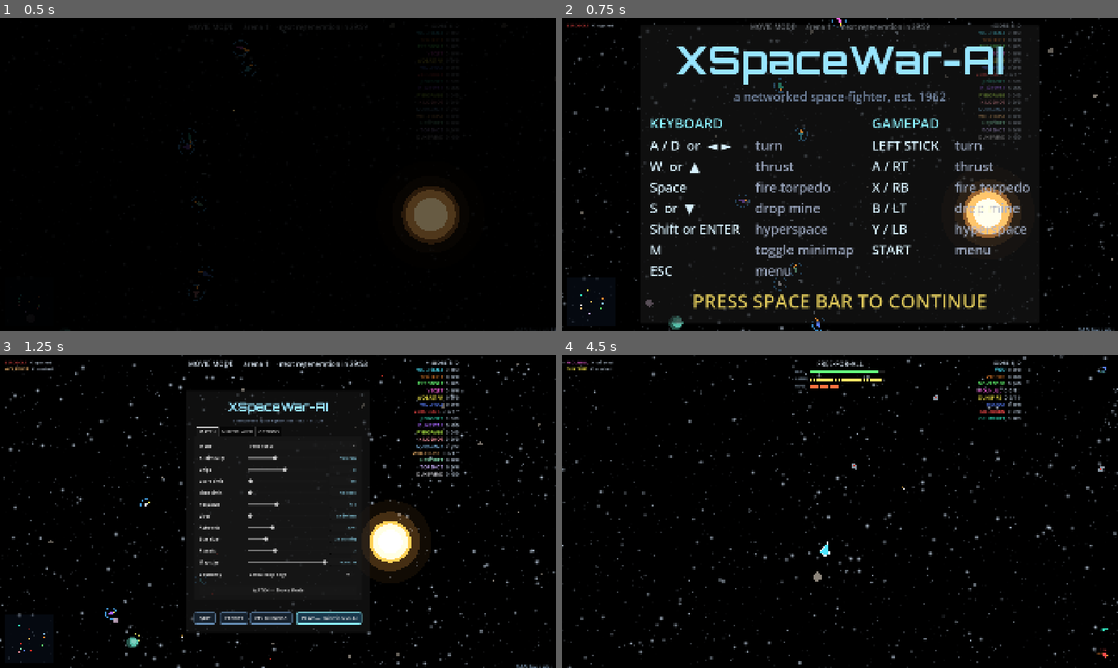
Above: before the commit, frames 1-4 (two rows, left to right).
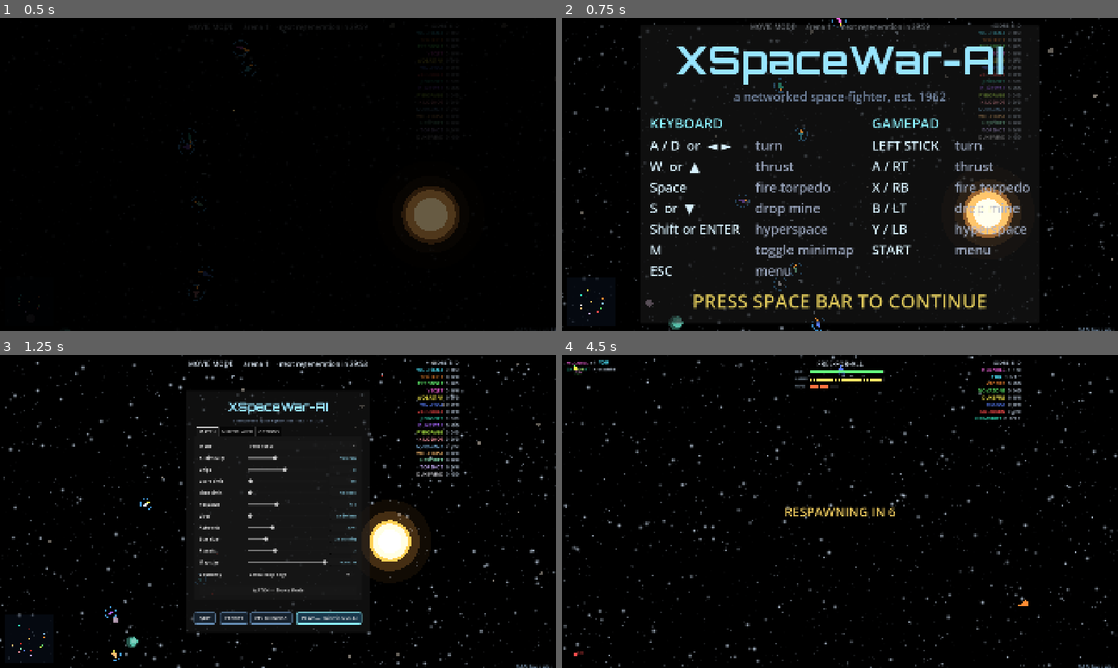
Above: after the commit, the same moments.

Repository: CryptoJones/XSpaceWar-AI
Game: Godot game, scene res://src/ui/main.tscn
Same seed, same stepped clock (60 frames per second), same inputs: the game is played once before the commit and once after it.
Inputs (mouse positions are in pixels of both pictures, inside the frame that each line leads up to):
- Up to frame 1 (0.5 s): no input
- Up to frame 2 (0.75 s): tap Enter at 0.5 s; move the mouse to (962, 158) at 0.52 s; hold D from 0.53 s (still down); tap Shift at 0.6 s; click (962, 158) at 0.67 s
- Up to frame 3 (1.25 s): keep holding D; tap Space at 0.77 s
- Up to frame 4 (4.5 s): release D at 1.25 s; click "PLAY — Skirmish vs AI" at 1.25 s; move the mouse to (728, 527) at 2.02 s; hold S 2.03-2.78 s; tap M at 2.1 s; tap Space at 2.27, 3.77 s; move the mouse to (895, 442) at 2.77 s; hold D 2.78-3.53 s; hold Enter 2.78-3.53 s; move the mouse to (812, 574) at 3.52 s; hold W 3.53-4.28 s; tap Tab at 3.6 s; click (812, 574) at 3.67 s; move the mouse to (1006, 558) at 4.27 s; hold A from 4.28 s (still down); tap N at 4.35 s

Frame 1 is identical in both runs. In frame 2, less than 0.1% of the frame differs, in the area x 0-83%, y 1-95%; in frame 3, 0.4%; in frame 4, 5.5%, in the area x 0-100%, y 0-100%.

Commit message:
v1.7.25: review batch 4a — gameplay/session fixes
- _check_elimination: team draw (teams_left empty) ends the match by
  team score; FFA survival-win requires a real roster (>1 ship), so
  solo practice with lives set no longer insta-loops
- _hyperspace preserves fuel/ammo/mines/cooldowns and zeroes grace
  (place_in_orbit is a spawn helper; the jump inherited its resupply)
- place_in_orbit re-rolls the ring angle away from lethal bodies (10
  attempts, world-rng deterministic); ship-vs-body collisions honor
  spawn_grace like every other collision pass
- match restarts park the recorder on session.finished_recorder before
  rebuilding; main finalizes from there (sub-60fps frames corrupted and
  discarded finished tapes)
- _randomize_match_params resets lethal_edges/respawn/score/time so the
  attract loop can't inherit a death wall
- 6 new sim checks cover all of the above (83 sim total)

Co-Authored-By: Claude Fable 5 <noreply@anthropic.com>

Diff:
--- a/project.godot
+++ b/project.godot
@@ -6,7 +6,7 @@
 [application]
 
 config/name="XSpaceWar-AI"
-config/version="1.7.24"
+config/version="1.7.25"
 config/description="A modern, AI-driven networked space-fighter — a 2026 reimagining of the classic networked Spacewar! / xspacewar. Apache 2.0."
 run/main_scene="res://src/ui/main.tscn"
 config/features=PackedStringArray("4.6", "Forward Plus")
--- a/src/gameplay/game_session.gd
+++ b/src/gameplay/game_session.gd
@@ -56,6 +56,10 @@
 var winner_team := -1              ## TEAM winner, -1 in FFA
 var restart_timer := 0.0
 
+## A finished match's recorder, parked here at restart for main.gd to
+## finalize — capture must never run against the rebuilt world.
+var finished_recorder: Replay = null
+
 var _rng := RandomNumberGenerator.new()
 var on_regenerate: Callable = Callable()  ## optional hook for the renderer
 var recorder: Replay = null               ## when set, captures inputs each step
@@ -84,6 +88,12 @@
 	_build(_rng.randi())
 
 func _randomize_match_params() -> void:
+	# Skirmish-only settings must not leak into the attract loop (a lethal
+	# boundary or 1s respawn from the last match would contaminate it).
+	lethal_edges = false
+	respawn_seconds = 6.0
+	score_limit = 0
+	time_limit = 0.0
 	num_ships = _rng.randi_range(6, 16)
 	hazard = _rng.randf_range(0.1, 0.6)
 	star_scale = _rng.randf_range(0.5, 2.5)
@@ -165,6 +175,9 @@
 		world.step(dt)
 		restart_timer -= dt
 		if restart_timer <= 0.0:
+			if recorder != null:
+				finished_recorder = recorder
+				recorder = null
 			start_skirmish(num_ships, mode, difficulty)
 		return
 
@@ -220,12 +233,24 @@
 			match_over = true
 			winner_team = int(teams_left.keys()[0])
 			restart_timer = RESTART_DELAY
+		elif teams_left.is_empty():
+			# Mutual annihilation on the same tick: score decides — the
+			# match MUST end (nobody can respawn out of lives).
+			match_over = true
+			restart_timer = RESTART_DELAY
+			var totals := team_scores()
+			var best := -2147483648
+			for t in totals:
+				if int(t) >= 0 and int(totals[t]) > best:
+					best = int(totals[t])
+					winner_team = int(t)
 	else:
 		var left: Array[SimShip] = []
 		for s in world.ships:
 			if not is_eliminated(s):
 				left.append(s)
-		if left.size() <= 1:
+		# Solo practice (1-ship rosters) never "wins by survival".
+		if world.ships.size() > 1 and left.size() <= 1:
 			match_over = true
 			if left.size() == 1:
 				winner_ship = left[0].id
--- a/src/sim/sim_world.gd
+++ b/src/sim/sim_world.gd
@@ -110,6 +110,18 @@
 	if primary != null:
 		r = maxf(r, primary.radius * 2.2 + 120.0)
 	r = minf(r, config.arena_size * 0.5 * 0.85)
+	# Clearance: never materialize inside (or kissing) a rock/satellite —
+	# re-roll the ring angle a few times; deterministic via the world rng.
+	for _attempt in range(10):
+		var probe := center + Vector2(cos(ang), sin(ang)) * r
+		var blocked := false
+		for b in bodies:
+			if b.lethal and probe.distance_to(b.pos) < b.radius + s.radius + 60.0:
+				blocked = true
+				break
+		if not blocked:
+			break
+		ang = rng.randf() * TAU
 	s.pos = center + Vector2(cos(ang), sin(ang)) * r
 	# Circular-orbit speed, perpendicular to the radius, random direction.
 	var speed := 0.0
@@ -262,7 +274,19 @@
 	if rng.randf() < risk:
 		_destroy_ship(s, -1, "hyperspace")
 		return
+	# place_in_orbit is a SPAWN helper (full resupply + grace); a jump is
+	# just a relocation — keep the pilot's resources and grant no shield.
+	var keep := [s.fuel, s.ammo, s.ammo_timer, s.mines, s.mine_timer,
+		s.mine_cooldown, s.fire_cooldown]
 	place_in_orbit(s)
+	s.fuel = keep[0]
+	s.ammo = keep[1]
+	s.ammo_timer = keep[2]
+	s.mines = keep[3]
+	s.mine_timer = keep[4]
+	s.mine_cooldown = keep[5]
+	s.fire_cooldown = keep[6]
+	s.spawn_grace = 0.0
 
 func _integrate_ships(dt: float) -> void:
 	# Semi-implicit (symplectic) Euler: update velocity from gravity, then
@@ -444,7 +468,7 @@
 
 	# Ships vs bodies.
 	for s in ships:
-		if not s.alive:
+		if not s.alive or s.spawn_grace > 0.0:
 			continue
 		for b in bodies:
 			if not b.lethal:
--- a/src/ui/main.gd
+++ b/src/ui/main.gd
@@ -194,7 +194,8 @@
 		MatchStats.append_entry(MatchStats.entry_from_session(active,
 			Time.get_datetime_string_from_system(false, true)))
 	# Rotate recordings across auto-restarts; bounce to menu when a replay ends.
-	if session.recorder != null and session.generation != _recorded_gen:
+	if session.finished_recorder != null \
+			or (session.recorder != null and session.generation != _recorded_gen):
 		_finalize_recording()
 		_maybe_start_recording()
 	if replay_player != null and replay_player.finished:
@@ -1282,10 +1283,16 @@
 		_recorded_gen = session.generation
 
 func _finalize_recording() -> void:
-	if session.recorder == null:
-		return
-	var r := session.recorder
-	session.recorder = null
+	# Prefer the tape the session parked at a match restart (it must never
+	# be captured into the rebuilt world); fall back to a live recorder
+	# (menu exit / teardown paths).
+	var r := session.finished_recorder
+	session.finished_recorder = null
+	if r == null:
+		r = session.recorder
+		session.recorder = null
+	if r == null:
+		return
 	if r.final_tick < 300:
 		return  # < 5 seconds of match — not worth keeping
 	DirAccess.make_dir_recursive_absolute(REPLAY_DIR)
--- a/tests/run_tests.gd
+++ b/tests/run_tests.gd
@@ -25,6 +25,7 @@
 	_test_giant_star_spawns()
 	_test_map_size()
 	_test_lives()
+	_test_review_gameplay_fixes()
 	_test_eternal_torpedoes()
 	_test_solo_practice()
 	_test_lethal_edges()
@@ -322,6 +323,83 @@
 	_check("torps: fly forever until they hit something (no fuse)",
 		w.torpedoes.size() == 1, "left=%d" % w.torpedoes.size())
 
+func _test_review_gameplay_fixes() -> void:
+	# Team mutual annihilation ends the match (score decides).
+	var s := GameSession.new()
+	s.lives = 1
+	s.score_limit = 0
+	s.start_skirmish(2, GameSession.Mode.TEAM, BotController.Difficulty.ROOKIE)
+	for ship in s.world.ships:
+		ship.deaths = 1
+		ship.alive = false
+	s.world.ships[0].score = 3
+	s.update(1.0 / 60.0)
+	_check("elim: team mutual annihilation still ends the match",
+		s.match_over and s.winner_team == s.world.ships[0].team)
+
+	# Lives + solo practice: no instant victory loop.
+	var s2 := GameSession.new()
+	s2.lives = 3
+	s2.score_limit = 0
+	s2.hazard = 0.0
+	s2.start_skirmish(1, GameSession.Mode.FFA, BotController.Difficulty.ROOKIE)
+	for _i in range(120):
+		s2.update(1.0 / 60.0)
+	_check("elim: lives + solo practice does not insta-end", not s2.match_over)
+
+	# Hyperspace keeps your ammo and grants no shield.
+	var w := SimWorld.new(SimConfig.from_seed(777))
+	var ship := w.add_ship()
+	ship.pos = Vector2(5000, 0)
+	ship.ammo = 2
+	ship.fuel = 10.0
+	ship.spawn_grace = 0.0
+	w._hyperspace(ship)
+	if ship.alive:  # (passed the self-destruct roll)
+		_check("hyper: jump preserves resources, no grace",
+			ship.ammo == 2 and is_equal_approx(ship.fuel, 10.0)
+			and ship.spawn_grace == 0.0,
+			"ammo=%d fuel=%.1f grace=%.2f" % [ship.ammo, ship.fuel, ship.spawn_grace])
+
+	# Spawn clearance: hazard 1.0, many respawns, nobody dies on arrival.
+	var s3 := GameSession.new()
+	s3.hazard = 1.0
+	s3.score_limit = 0
+	s3.start_skirmish(8, GameSession.Mode.FFA, BotController.Difficulty.ROOKIE)
+	var spawn_deaths := 0
+	for _i in range(40):
+		for ship3 in s3.world.ships:
+			s3.world.place_in_orbit(ship3)
+		var deaths_before := 0
+		for ship3 in s3.world.ships:
+			deaths_before += ship3.deaths
+		s3.world.step(1.0 / 60.0)
+		var deaths_after := 0
+		for ship3 in s3.world.ships:
+			deaths_after += ship3.deaths
+		spawn_deaths += deaths_after - deaths_before
+	_check("spawn: clearance + grace stop arrival deaths at hazard 100",
+		spawn_deaths == 0, "deaths=%d" % spawn_deaths)
+
+	# Recorder is parked at restart, not captured into the new world.
+	var s4 := GameSession.new()
+	s4.score_limit = 1
+	s4.hazard = 0.0
+	s4.start_skirmish(2, GameSession.Mode.FFA, BotController.Difficulty.ROOKIE)
+	s4.recorder = Replay.begin(s4)
+	for _i in range(60):
+		s4.update(1.0 / 60.0)
+	var tick_at_win := s4.world.tick
+	s4.human_ship().score = 1
+	s4.update(1.0 / 60.0)
+	_check("recorder: match flow reached match_over", s4.match_over)
+	for _i in range(int(GameSession.RESTART_DELAY * 60.0) + 10):
+		s4.update(1.0 / 60.0)
+	_check("recorder: finished tape parked with its final tick intact",
+		s4.finished_recorder != null and s4.recorder == null
+		and s4.finished_recorder.final_tick >= tick_at_win,
+		"final_tick=%d" % (s4.finished_recorder.final_tick if s4.finished_recorder != null else -1))
+
 func _test_lethal_edges() -> void:
 	var s := GameSession.new()
 	s.lethal_edges = true
Not shown, changed: CHANGELOG.md
